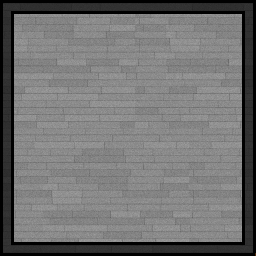
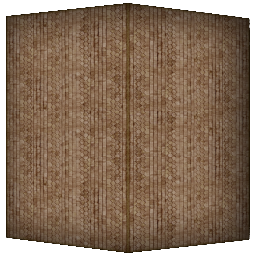
The second 256 x 256 image is a revision of the first. Changes to its layers:
added layer "Pasted Layer #2" above "Pasted Layer #1" over [6, 3, 250, 253]
hid "Pasted Layer #1" over [0, 0, 256, 256]
hid "Pasted Layer copy" over [0, 0, 256, 256]
hid "wef_deck_20x20_tn_a.png" over [0, 0, 256, 256]
